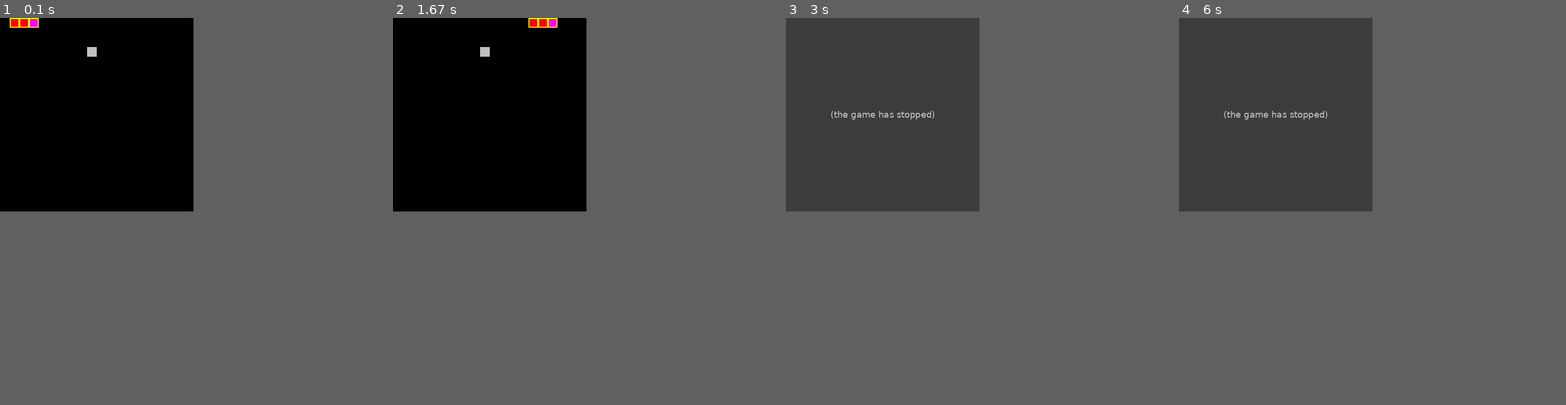
Above: before the commit, frames 1-4 (left to right).
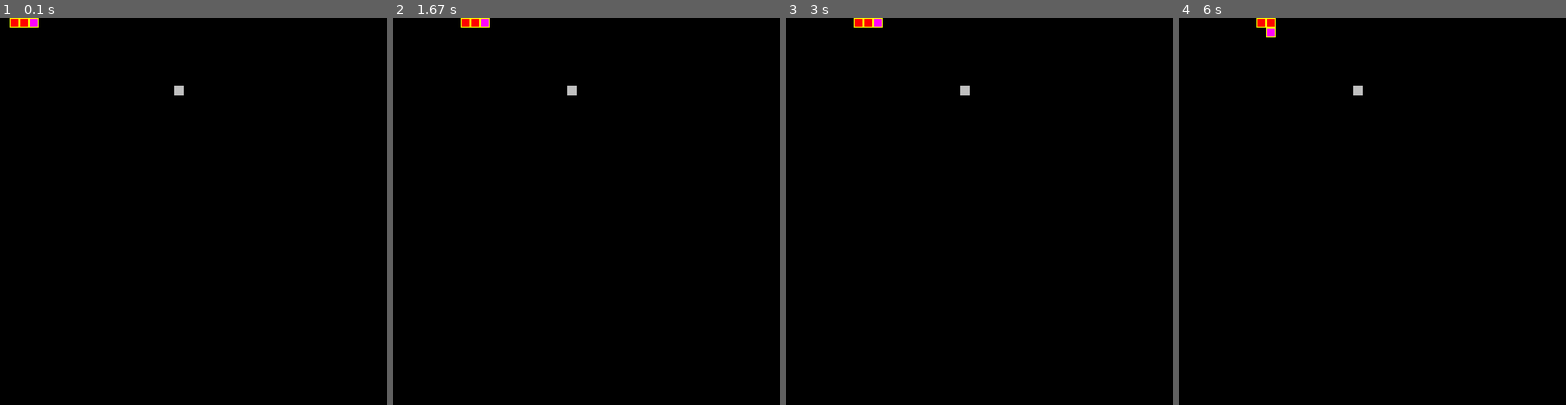
Above: after the commit, the same moments.

Repository: pskd73/pygame-snake
Game: pygame game, started from main.py
Same seed, same stepped clock (60 frames per second), same inputs: the game is played once before the commit and once after it.
Inputs:
- Up to frame 1 (0.1 s): no input
- Up to frame 2 (1.67 s): tap Space at 0.33, 1.17 s; hold Space 0.67-1.13 s; hold Right 0.67-1.13 s
- Up to frame 3 (3 s): hold Up 2.17-2.63 s
- Up to frame 4 (6 s): hold Left 3.17-3.7 s; hold Space from 5.9 s (still down); hold Down from 5.9 s (still down)
In our replay, the window is 400x400 before the commit and 800x800 after it. These sizes can differ from the game's own. Grey fills any space a smaller window leaves; there, only what the larger window draws over its background counts as a difference.

The runs differ from the first frame. In frame 1, 0.1% of the frame differs, in the area x 22-48%, y 7-20%; in frame 2, 0.5%; in frame 3, 25%, in the area x 0-50%, y 0-50%; in frame 4, 25%.
Before the commit the program exited at 2.12 s; later frames show no game.

Commit message:
Add pause

Diff:
--- a/main.py
+++ b/main.py
@@ -253,12 +253,13 @@
         return BoardUpdateResponse(False)
 
 
-BOARD_SIZE = Size(400, 400)
+BOARD_SIZE = Size(800, 800)
 BLOCK_SIZE = Size(20, 20)
 pygame.init()
-surface = pygame.display.set_mode((400, 400))
+surface = pygame.display.set_mode((800, 800))
 board = Board(surface, BOARD_SIZE, BLOCK_SIZE)
 running = True
+pause = False
 while running:
     for event in pygame.event.get():
         if event.type == pygame.QUIT:
@@ -274,6 +275,9 @@
                 board.turn(Direction.SOUTH)
             elif event.key == pygame.K_0:
                 board.should_add_block = True
-    res = board.update()
-    if res.game_over:
-        exit(1)
+            elif event.key == pygame.K_SPACE:
+                pause = not pause
+    if not pause:
+        res = board.update()
+        if res.game_over:
+            exit(1)
